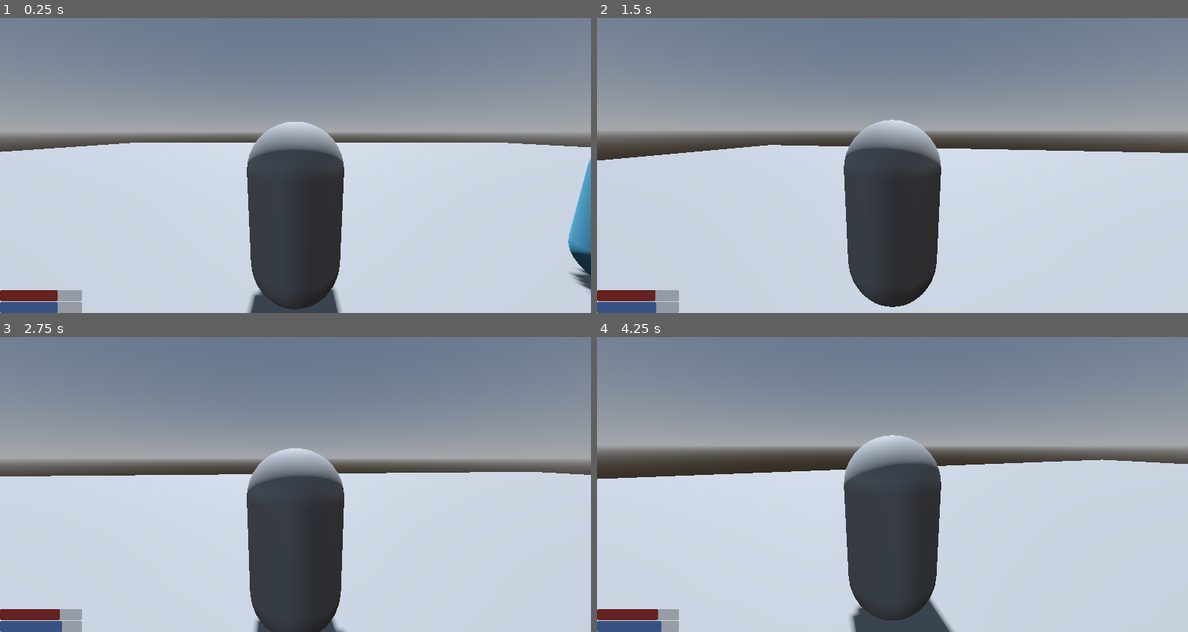
Above: before the commit, frames 1-4 (two rows, left to right).
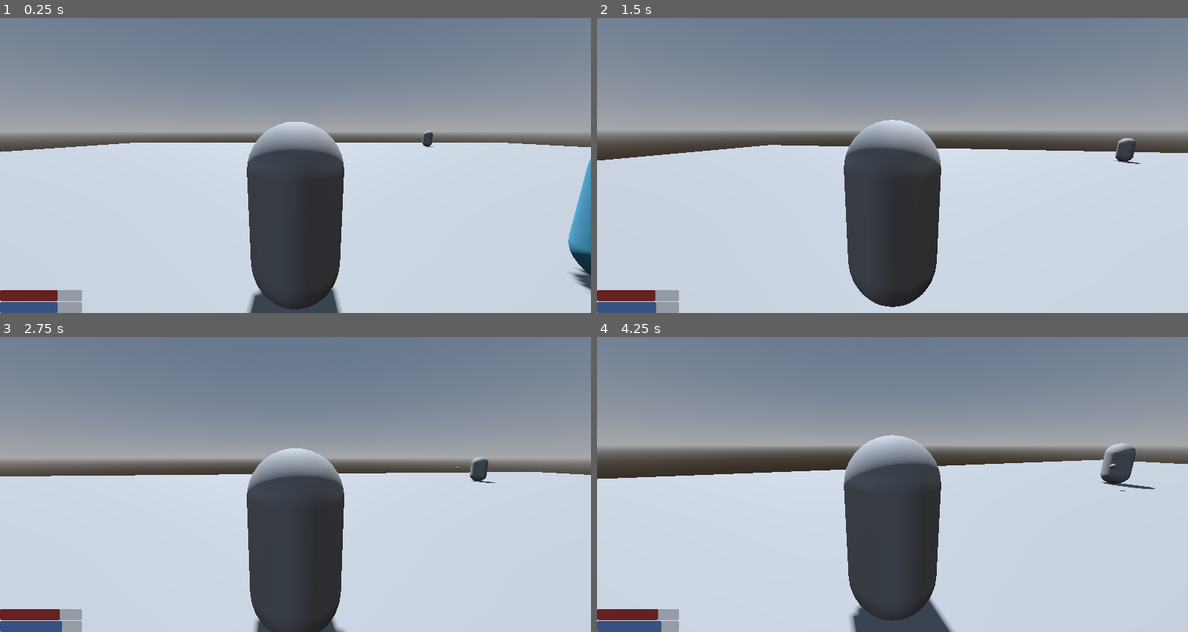
Above: after the commit, the same moments.

Repository: userext122021/godot_rpg_project
Game: Godot game, scene res://main.tscn
The game is run twice, just before and just after one commit, with the same random seed, the same clock (stepped at 60 frames per second) and the same inputs.
Inputs (mouse positions are in pixels of both pictures, inside the frame that each line leads up to):
- Up to frame 1 (0.25 s): no input
- Up to frame 2 (1.5 s): tap Enter at 0.5 s; move the mouse to (922, 165) at 0.52 s; press the mouse at (922, 165) at 0.53 s; hold W (move_forward) from 0.53 s (still down); tap Space (jump) at 0.77 s; move the mouse to (862, 165) at 1.27 s; release the mouse at (862, 165) at 1.28 s; tap E (interact) at 1.35 s
- Up to frame 3 (2.75 s): keep holding W (move_forward); tap Space (jump) at 1.52 s; move the mouse to (307, 478) at 2.02 s; hold Shift (run) from 2.03 s (still down)
- Up to frame 4 (4.25 s): keep holding W (move_forward); move the mouse to (886, 490) at 2.77 s; release Shift (run) at 2.78 s; click (886, 490) at 2.85 s; tap Space (jump) at 3.02, 3.77 s; move the mouse to (933, 487) at 3.52 s; tap E (interact) at 3.6 s

The runs differ from the first frame. In frame 1, less than 0.1% of the frame differs, in the area x 70-74%, y 38-44%; in frame 2, 0.2%; in frame 3, 0.2%; in frame 4, 0.7%, in the area x 85-95%, y 36-53%.

Commit message:
обновил спавнеры

Diff:
--- a/core/entities/spawner.gd
+++ b/core/entities/spawner.gd
@@ -1,6 +1,7 @@
 extends Area3D
 class_name Spawner
-
+signal object_spawned(object_body:Node3D)
+@export var spawner_name:String="unknown_spawner"
 @export var radius:float=10.0
 @export var is_active:bool=true
 @export var spawn_interval:float=10.0
@@ -11,9 +12,23 @@
 var spawner_timer:float=0
 
 func _ready() -> void:
-	$Timer.wait_time=spawn_interval
-	var shape:CylinderShape3D=$CollisionShape3D.shape
-	shape.radius=radius
+	var c:CylinderShape3D=$CollisionShape3D.shape.duplicate()
+	c.radius=radius
+	$CollisionShape3D.shape=c
+	pass
+
+
+func _process(delta: float) -> void:
+	if not is_active:
+		return
+	if spawned_object:
+		return
+	if not player_body:
+		return
+	spawner_timer-=delta
+	if spawner_timer<=0:
+		spawner_timer=spawn_interval
+		spawn()
 
 func spawn():
 	if randf()>probability:
@@ -23,7 +38,6 @@
 	if not player_body:
 		return
 	if global_position.distance_to(player_body.global_position)>radius:
-		#is_active=false
 		player_body=null
 		return
 	if spawned_object:
@@ -36,41 +50,30 @@
 	add_child(spawned_object)
 	spawned_object.global_position=global_position
 	spawned_object.tree_exited.connect(_on_object_tree_exited)
-	$Timer.stop()
+	object_spawned.emit(spawned_object)
 	pass
 
 
 func _on_body_entered(body: Node3D) -> void:
 	if not is_active:
 		return
+	print("Body entered ",body)
 	if body.has_node("StatsControl"):
 		var sc:StatsControl=body.get_node("StatsControl")
 		if sc.data.entity_category=="player":
-			#is_active=true
+			spawner_timer=0
 			player_body=body
-			$Timer.start()
 	pass # Replace with function body.
 
 
 func _on_body_exited(body: Node3D) -> void:
-	if body.has_node("StatsControl"):
-		var sc:StatsControl=body.get_node("StatsControl")
-		if sc.data.entity_category=="player":
-			#is_active=false
-			player_body=null
-			$Timer.stop()
+	if body==player_body:
+		player_body=null
 	pass # Replace with function body.
 
 
-func _on_timer_timeout() -> void:
-	if not is_active:
-		$Timer.stop()
-		return
-	spawn()
-	pass # Replace with function body.
+
 
 
 func _on_object_tree_exited():
 	spawned_object=null
-	if is_active:
-		$Timer.start()
--- a/core/entities/spawner.tscn
+++ b/core/entities/spawner.tscn
@@ -10,9 +10,5 @@
 [node name="CollisionShape3D" type="CollisionShape3D" parent="."]
 shape = SubResource("CylinderShape3D_snt61")
 
-[node name="Timer" type="Timer" parent="."]
-autostart = true
-
 [connection signal="body_entered" from="." to="." method="_on_body_entered"]
 [connection signal="body_exited" from="." to="." method="_on_body_exited"]
-[connection signal="timeout" from="Timer" to="." method="_on_timer_timeout"]
--- a/examples/example_scene/example_scene.tscn
+++ b/examples/example_scene/example_scene.tscn
@@ -118,7 +118,7 @@
 
 [node name="Spawner" parent="." instance=ExtResource("9_5j028")]
 transform = Transform3D(1, 0, 0, 0, 1, 0, 0, 0, 1, 13, 0, -23)
-spawn_interval = 40.0
+radius = 100.0
 scene = ExtResource("10_wvpry")
 probability = 0.5
 
